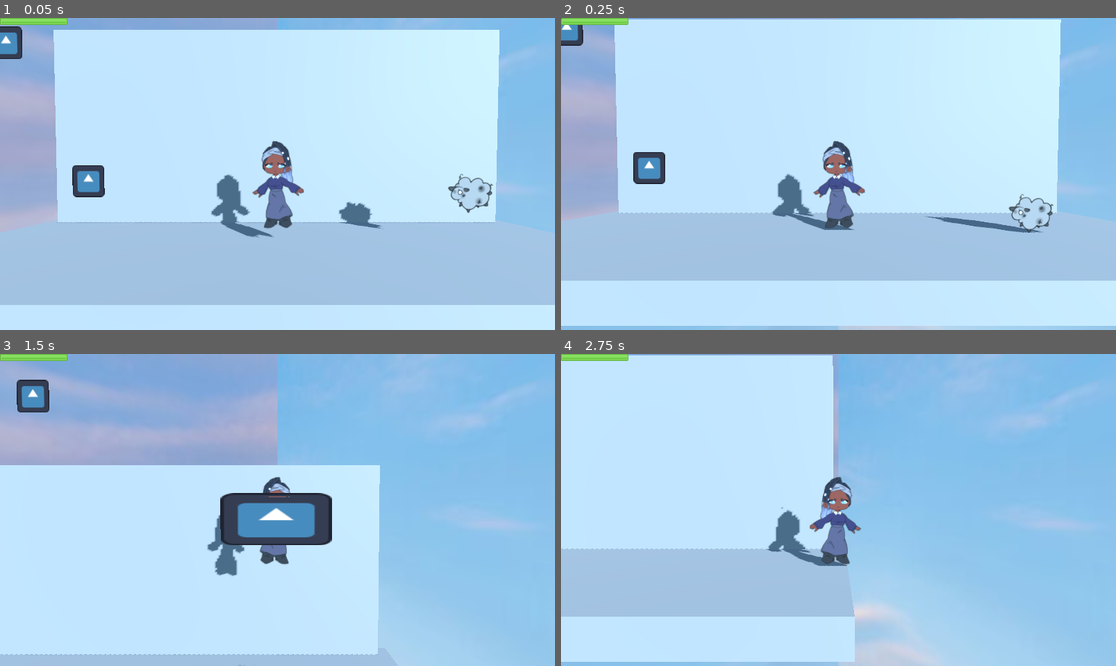
Above: before the commit, frames 1-4 (two rows, left to right).
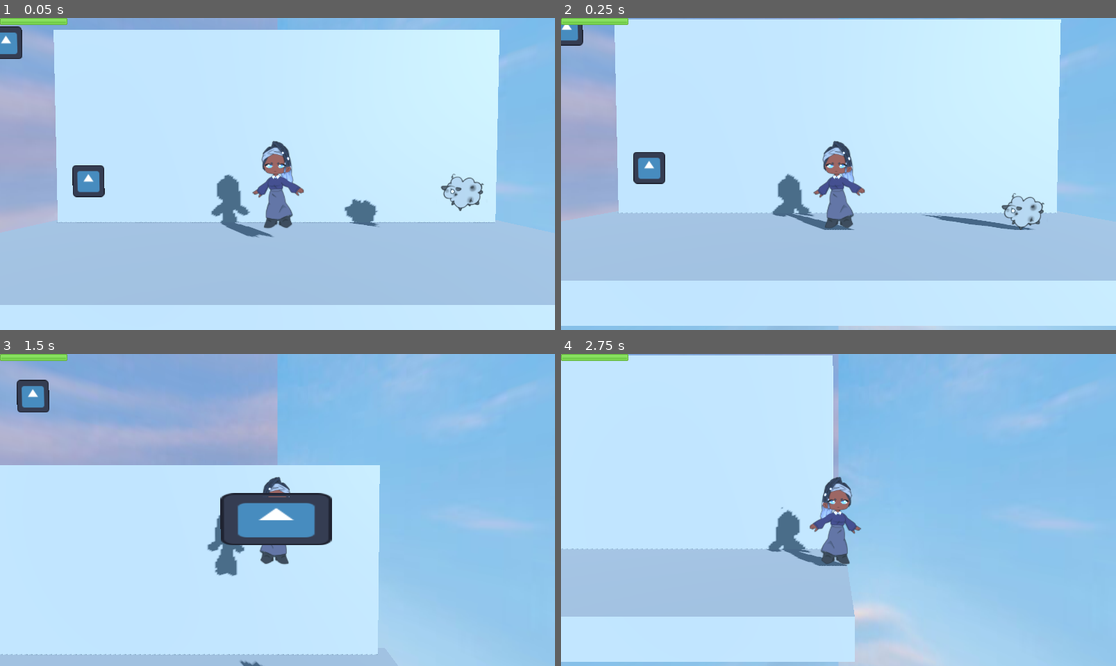
Above: after the commit, the same moments.

Repository: m-tsoi/Dust-Busters
Game: Godot game, scene res://scenes/levels/level.tscn
The game is run twice, just before and just after one commit, with the same random seed, the same clock (stepped at 60 frames per second) and the same inputs. The engine's default icon, where the game draws it, is replaced by a stand-in: a white triangle on a blue panel in a dark square.
Inputs:
- Up to frame 1 (0.05 s): no input
- Up to frame 2 (0.25 s): no input
- Up to frame 3 (1.5 s): hold Right (move_right) 0.53-1.28 s; tap Z (basic_attack) at 0.6, 1.35 s; tap Space (jump) at 0.77 s; hold Down (ui_down) from 1.28 s (still down)
- Up to frame 4 (2.75 s): tap Space (jump) at 1.52 s; release Down (ui_down) at 2.03 s; hold Right (move_right) from 2.03 s (still down); tap Z (basic_attack) at 2.1 s

The runs differ from the first frame. In frame 1, 0.7% of the frame differs, in the area x 61-89%, y 49-68%; in frame 2, 0.6%; in frame 3, less than 0.1%; in frame 4, nothing differs.

Commit message:
Improved collisions
Hardcoded axis and rotation to stop enemy from bouncing all over the places, but now it can fall through the floor

Diff:
--- a/scenes/enemies/enemy.gd
+++ b/scenes/enemies/enemy.gd
@@ -1,6 +1,8 @@
 extends RigidBody3D
 
 var health := 10
+var knockback := Vector3.ZERO
+@export var goofy_collisions: bool = false
 
 # Called when the node enters the scene tree for the first time.
 func _ready():
@@ -16,11 +18,20 @@
 func _on_hurtbox_area_shape_entered(area_rid, area, area_shape_index, local_shape_index):
 	print("Area ", area_rid, " ", area, " entered enemy's hurtbox")
 	if area.is_in_group("player_basic_attack"):
+		set_sleeping(false)
 		print("Enemy has received player's basic attack")
 		health -= 2
 		var raw_knockback = self.global_position.direction_to(area.global_position) * 40
 		if raw_knockback.x > 0:
-			apply_impulse(Vector3(-25, 30, 0))
+			knockback = Vector3(-25, 30, 0)
 		elif raw_knockback.x < 0:
-			apply_impulse(Vector3(25, 30, 0))
+			knockback = Vector3(25, 30, 0)
 	print("Enemy health: ", health)
+
+func _integrate_forces(state):
+	if knockback != Vector3.ZERO:
+		state.apply_impulse(knockback)
+		knockback = Vector3.ZERO
+	if not goofy_collisions:
+		rotation = Vector3.ZERO
+		position.z = 0
